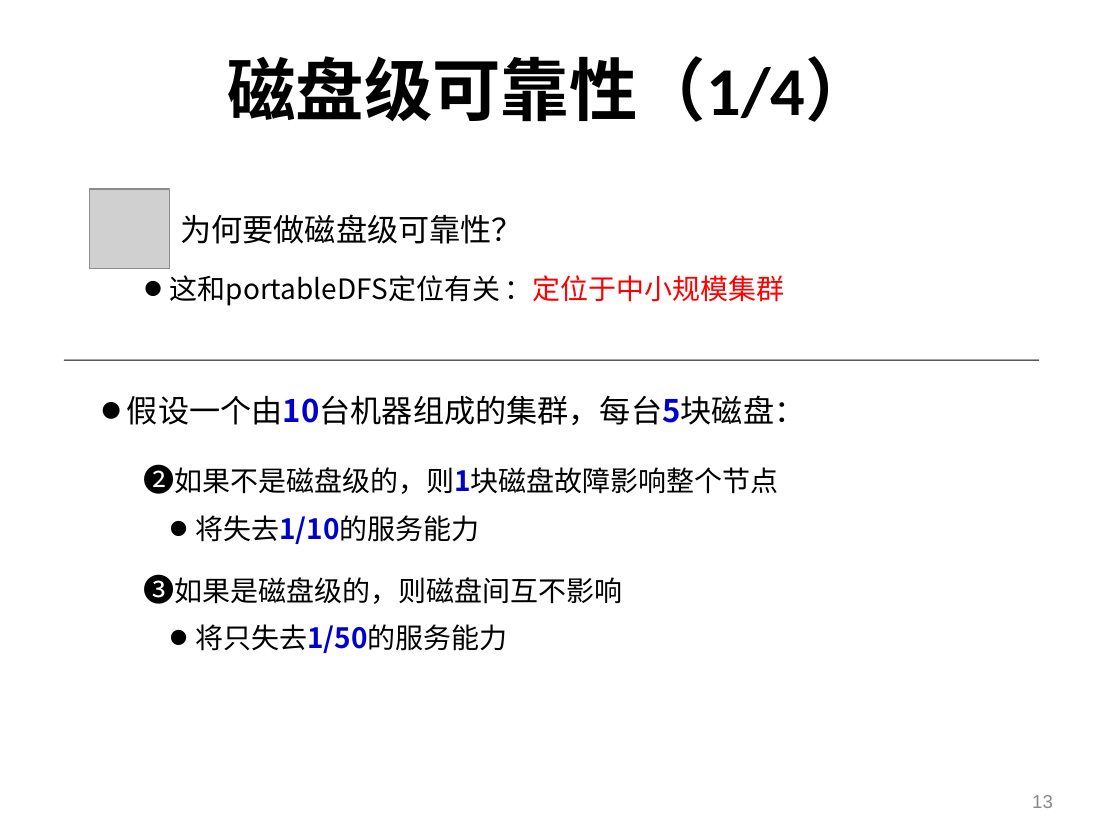
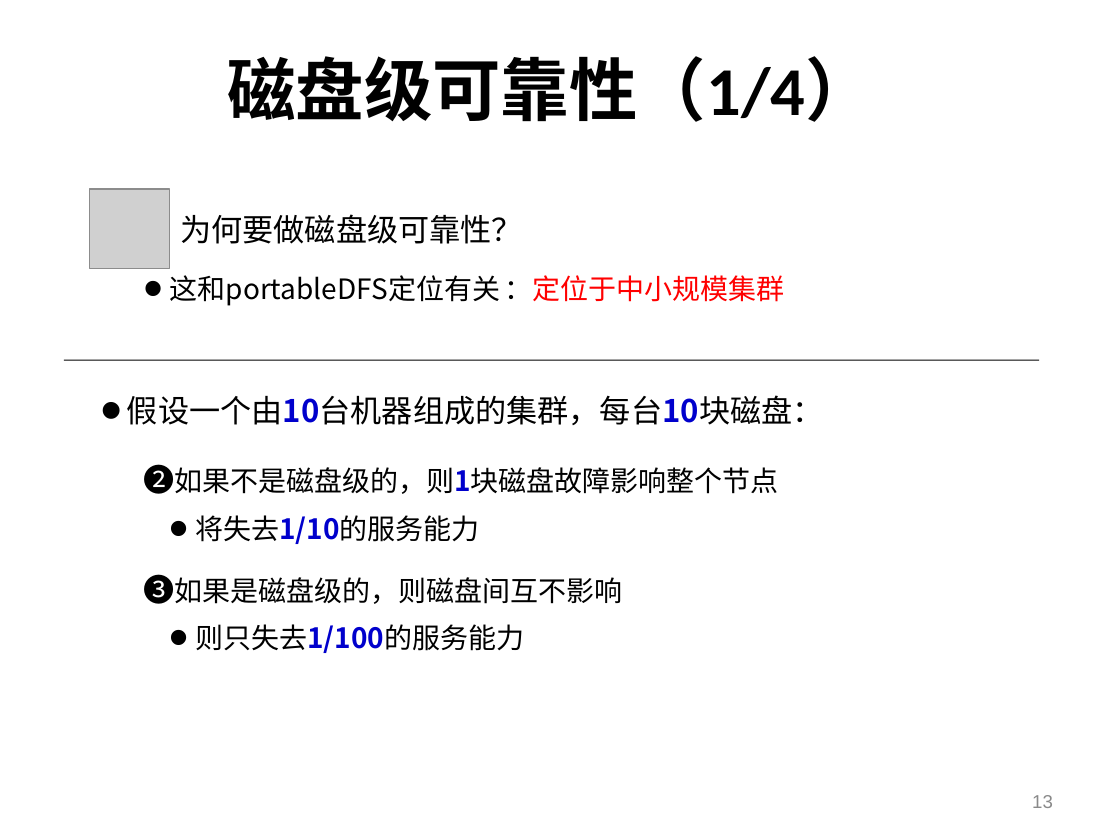
Before and after one commit to shtzr840329/mooon, a slide deck: slide 13 of applications/lightfs/doc/portableDFS-可便携的分布式文件系统.ppt. Drawn at 1120x840 pixels with LibreOffice and Linux fonts; fonts in the diff are those of the drawing; grey boxes stand for pictures; background and template pictures are left out. Boxes give left, top, right and bottom in pixels: in the first picture for what was removed or moved away, otherwise in the second. Text is boxed around its words. In the diff, an @@ line names an element or a change of style, - is before the commit and + after.

```diff
--- a/applications/lightfs/doc/portableDFS-可便携的分布式文件系统.ppt
+++ b/applications/lightfs/doc/portableDFS-可便携的分布式文件系统.ppt
@@ text at (127,395,824,425): text changed @@
-• 假设一个由10台机器组成的集群，每台5块磁盘：
+• 假设一个由10台机器组成的集群，每台10块磁盘：
@@ text at (195,624,524,653): text changed @@
-• 将只失去1/50的服务能力
+• 则只失去1/100的服务能力
```
Also in this commit, not shown: 5 other slides changed, 3 slides added, 1 slide removed.
